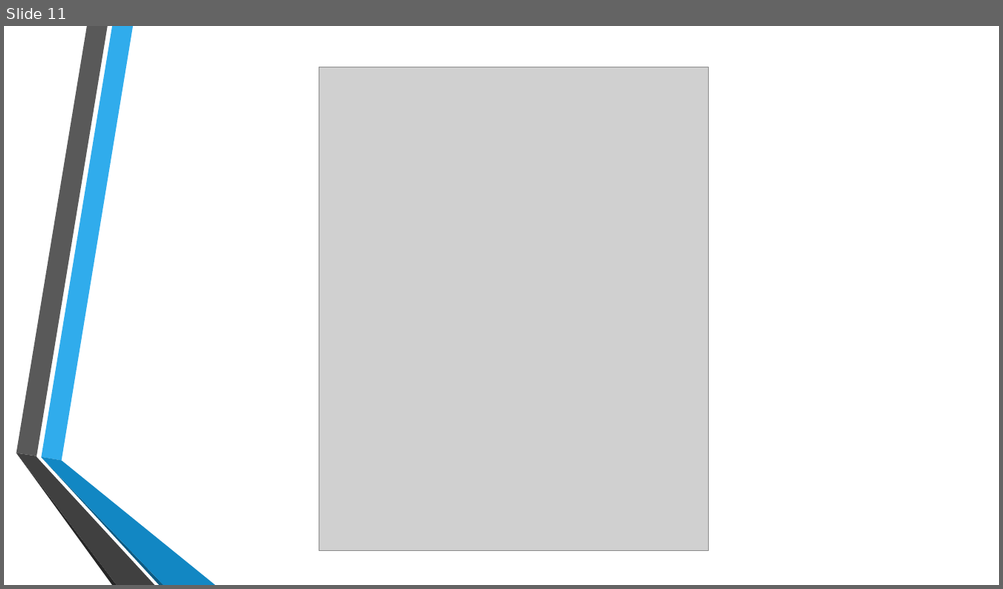
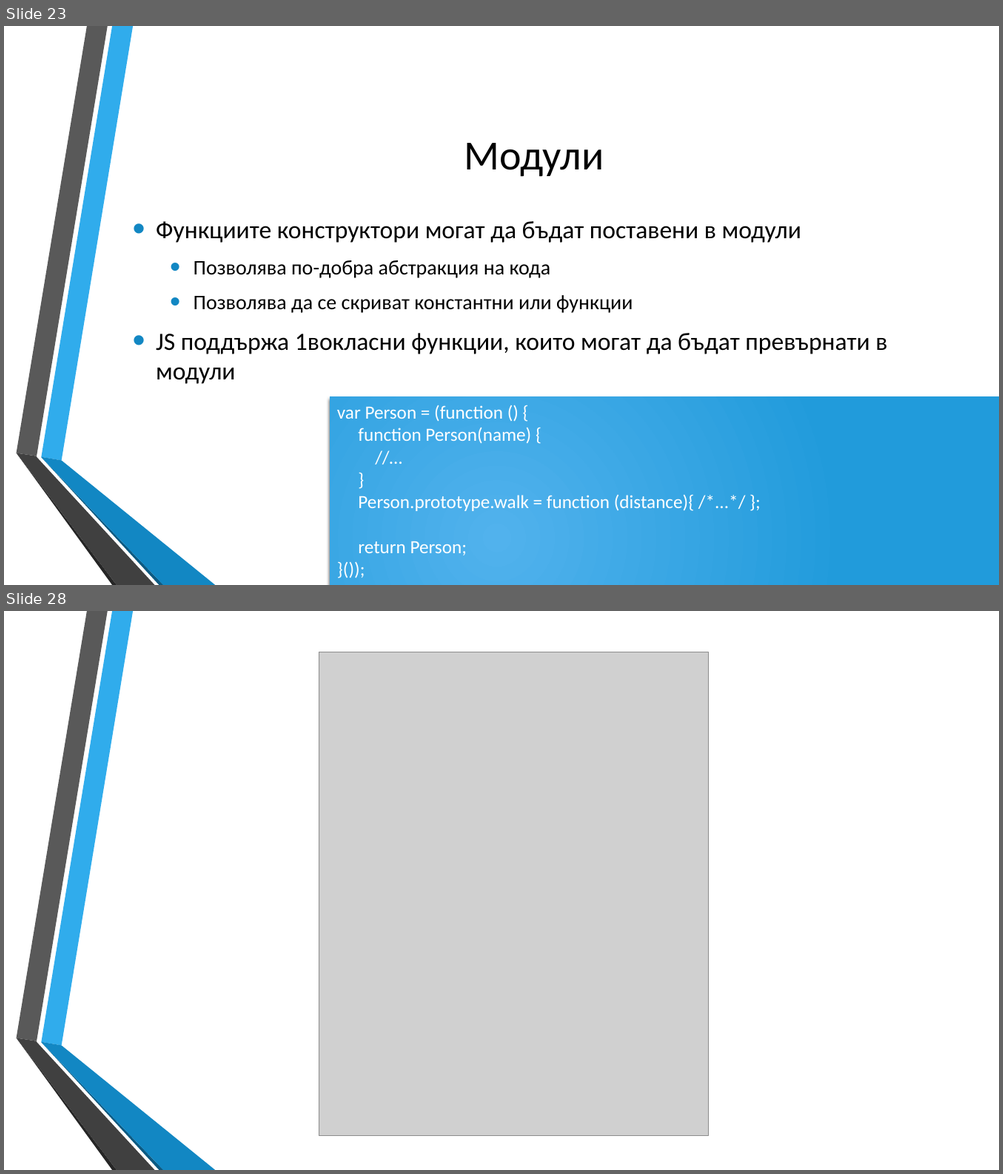
Before and after one commit to dnmitev/IT-Academy, a slide deck: JS Fundamentals/8.OOP/JS-OOP.pptx. Shown one above the other, each under a label of ours: slide 11 before the commit, slides 23 and 28 after it; the slides between them are not shown. The pictures are 1003x589 and 1003x1174 pixels, drawn with LibreOffice and Linux fonts; fonts in the diff are those of the drawing; grey boxes stand for pictures; background and template pictures are left out. Boxes give left, top, right and bottom in pixels: in the first picture for what was removed or moved away, otherwise in the second. Text is boxed around its words. In the diff, an @@ line names an element or a change of style, - is before the commit and + after.

```diff
--- a/JS Fundamentals/8.OOP/JS-OOP.pptx
+++ b/JS Fundamentals/8.OOP/JS-OOP.pptx
@@ slide 23 added at (4, 26, 999, 585), background picture (left out); not listed: 6 template elements that a slide beside it also shows @@
@@ title added at (464, 143, 603, 177), 40 pt, text #000000 @@
+Модули
@@ text added at (156, 221, 887, 384), 24 pt, text #000000 @@
+• Функциите конструктори могат да бъдат поставени в модули
+  • Позволява по-добра абстракция на кода
+  • Позволява да се скриват константни или функции
+• JS поддържа 1вокласни функции, които могат да бъдат превърнати в модули
@@ rectangle added at (330, 397, 999, 585), fill gradient #51B3ED to #219CDB, 18 pt, text #FFFFFF @@
+var Person = (function () {
+function Person(name) {
+//…
+}
+Person.prototype.walk = function (distance){ /*...*/ };
+return Person;
+}());
@@ what was slide 11 is now slide 28 @@
```
Also in this commit, not shown: 1 slide changed, 18 other slides added, 2 slides removed, 7 other files.
